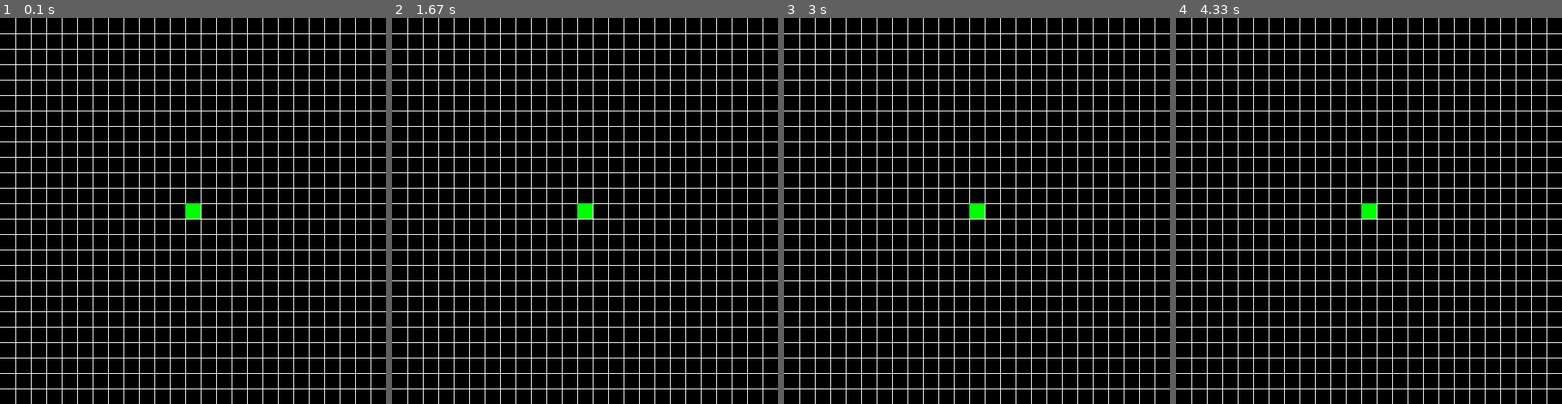
Above: before the commit, frames 1-4 (left to right).
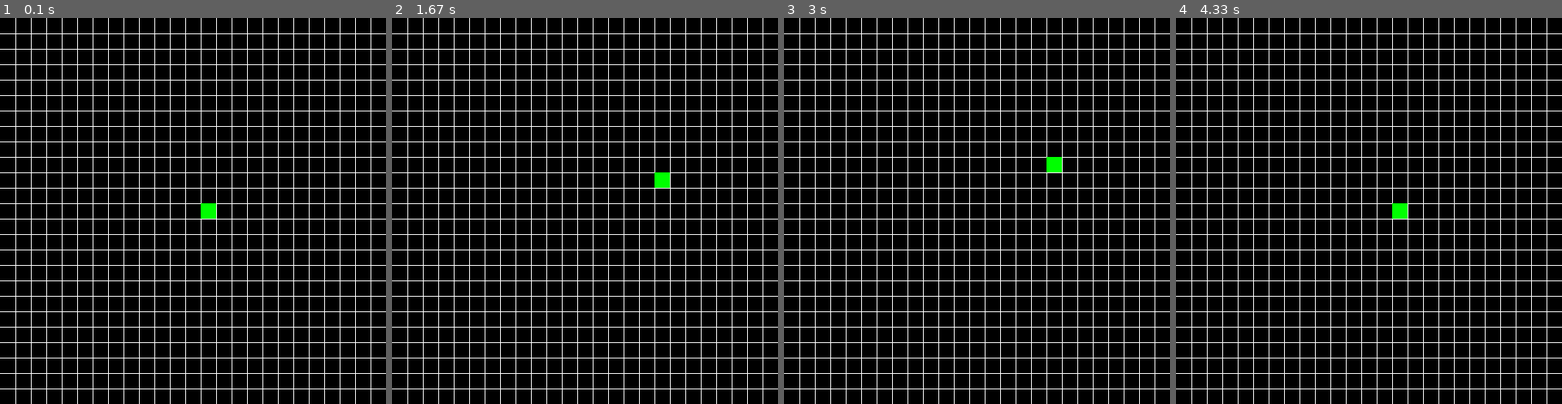
Above: after the commit, the same moments.

Repository: RobertTheNerd/Learning-Python
Game: pygame game, started from snake-game/snake2.py
The game is run twice, just before and just after one commit, with the same random seed, the same clock (stepped at 60 frames per second) and the same inputs.
Inputs:
- Up to frame 1 (0.1 s): no input
- Up to frame 2 (1.67 s): tap Enter at 0.33 s; hold Right 0.7-1.17 s; hold Up from 1.2 s (still down)
- Up to frame 3 (3 s): release Up at 1.73 s; hold Right 1.77-2.42 s; hold Left from 2.45 s (still down)
- Up to frame 4 (4.33 s): release Left at 3.13 s; hold Down 3.17-3.87 s; hold Left from 3.9 s (still down)

The runs differ from the first frame. In frame 1, 0.3% of the frame differs, in the area x 48-56%, y 48-52%; in frame 2, 0.3%; in frame 3, 0.3%; in frame 4, 0.3%.

Commit message:
Use keyboard to control the snake head.

Diff:
--- a/snake-game/snake2.py
+++ b/snake-game/snake2.py
@@ -1,3 +1,5 @@
+from enum import Enum
+
 import pygame as pg
 from pygame import QUIT
 
@@ -9,15 +11,26 @@
 # it draws the head of the snake in the center of the board
 
 
+class Direction(Enum):
+    UP = 1
+    DOWN = 2
+    LEFT = 3
+    RIGHT = 4
+
+
 # board_width = int(input("Please input the size of the board: "))
 # num_grids = int(input("Please input the number of grids on the board: "))
 board_width = 500
 num_grids = 25
 grid_width = board_width // num_grids
+snake_pos = (num_grids // 2, num_grids // 2)
+snake_direction = Direction.RIGHT
+move_delay = 250
 
 # init pygame
 pg.init()
 screen = pg.display.set_mode((board_width, board_width))
+
 
 def draw_snake(x, y):
     pg.draw.rect(screen, (0, 255, 0), (grid_width * x, grid_width * y, grid_width, grid_width))
@@ -27,17 +40,41 @@
     # get message
     for event in pg.event.get():
         if event.type == QUIT:
+            pg.quit()
             break
+        if event.type == pg.KEYDOWN:
+            if event.key == pg.K_LEFT:
+                snake_direction = Direction.LEFT
+            if event.key == pg.K_RIGHT:
+                snake_direction = Direction.RIGHT
+            if event.key == pg.K_UP:
+                snake_direction = Direction.UP
+            if event.key == pg.K_DOWN:
+                snake_direction = Direction.DOWN
+
+    # set background color
+    screen.fill(0)
 
     # draw grids
     for i in range(1, num_grids):
         pg.draw.line(screen, (255, 255, 255), (0, grid_width * i), (board_width, grid_width * i))
         pg.draw.line(screen, (255, 255, 255), (grid_width * i, 0), (grid_width * i, board_width))
 
+    # move the snake
+    if snake_direction == Direction.LEFT:
+        snake_pos = ((snake_pos[0] - 1) % num_grids, snake_pos[1])
+    if snake_direction == Direction.RIGHT:
+        snake_pos = ((snake_pos[0] + 1) % num_grids, snake_pos[1])
+    if snake_direction == Direction.UP:
+        snake_pos = (snake_pos[0], (snake_pos[1] - 1) % num_grids)
+    if snake_direction == Direction.DOWN:
+        snake_pos = (snake_pos[0], (snake_pos[1] + 1) % num_grids)
+
     # draw snake
-    draw_snake(num_grids // 2, num_grids // 2)
+    draw_snake(*snake_pos)
 
     pg.display.flip()
-    pg.time.wait(10)
+    pg.time.wait(move_delay)
+
 
 input("Type anything")
